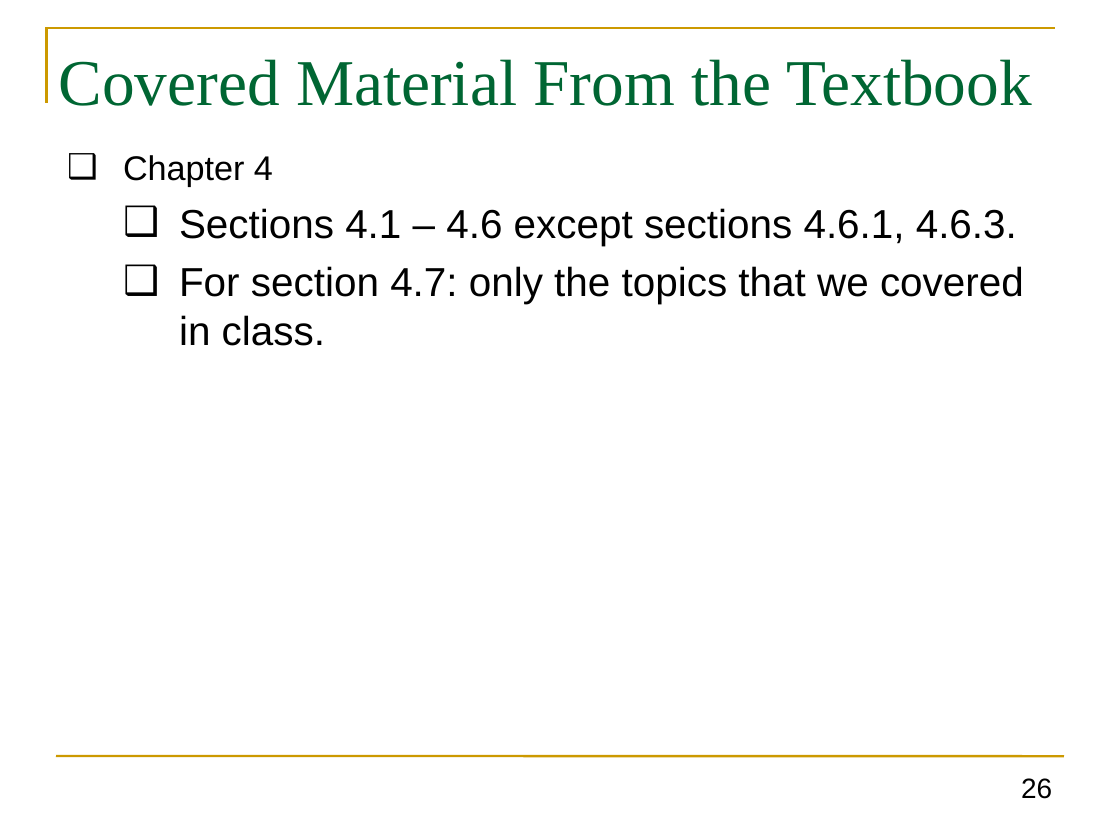
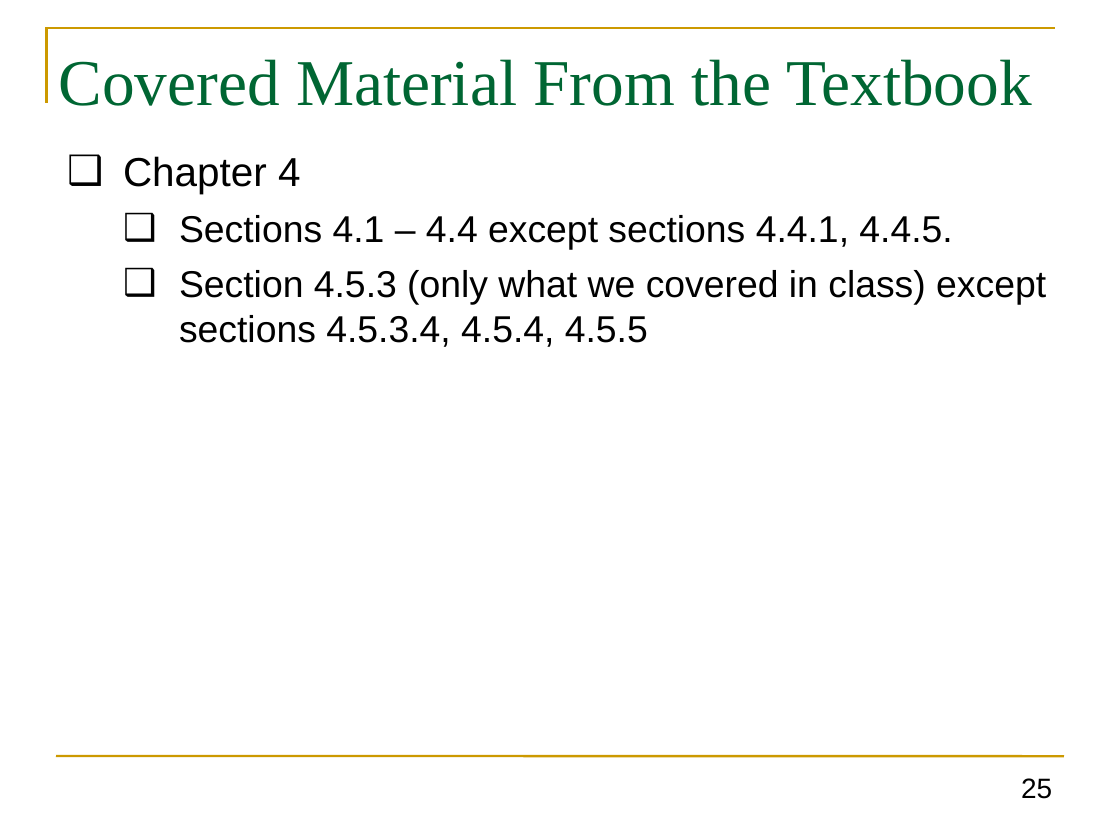
Before and after one commit to GhadaAlmashaqbeh/GhadaAlmashaqbeh.github.io, a slide deck: slide 25 of courses/cse3400-f2025/lecture5.pptx (slide 26 before the commit). Drawn at 1120x840 pixels with LibreOffice and Linux fonts; fonts in the diff are those of the drawing. Boxes give left, top, right and bottom in pixels: in the first picture for what was removed or moved away, otherwise in the second. Text is boxed around its words. In the diff, an @@ line names an element or a change of style, - is before the commit and + after.

```diff
--- a/courses/cse3400-f2025/lecture5.pptx
+++ b/courses/cse3400-f2025/lecture5.pptx
@@ text at [123,156,300,194]: size 22 to 26 pt in "Chapter 4" @@
@@ text at [179,215,1046,347]: text changed; size 26 to 24 pt @@
-  ❑ Sections 4.1 – 4.6 except sections 4.6.1, 4.6.3.
-  ❑ For section 4.7: only the topics that we covered in class.
+  ❑ Sections 4.1 – 4.4 except sections 4.4.1, 4.4.5.
+  ❑ Section 4.5.3 (only what we covered in class) except sections 4.5.3.4, 4.5.4, 4.5.5
@@ page number at [1021,778,1052,799]: text changed @@
-26
+25
```
Also in this commit, not shown: 5 other slides changed, 1 slide removed, 4 other files.
